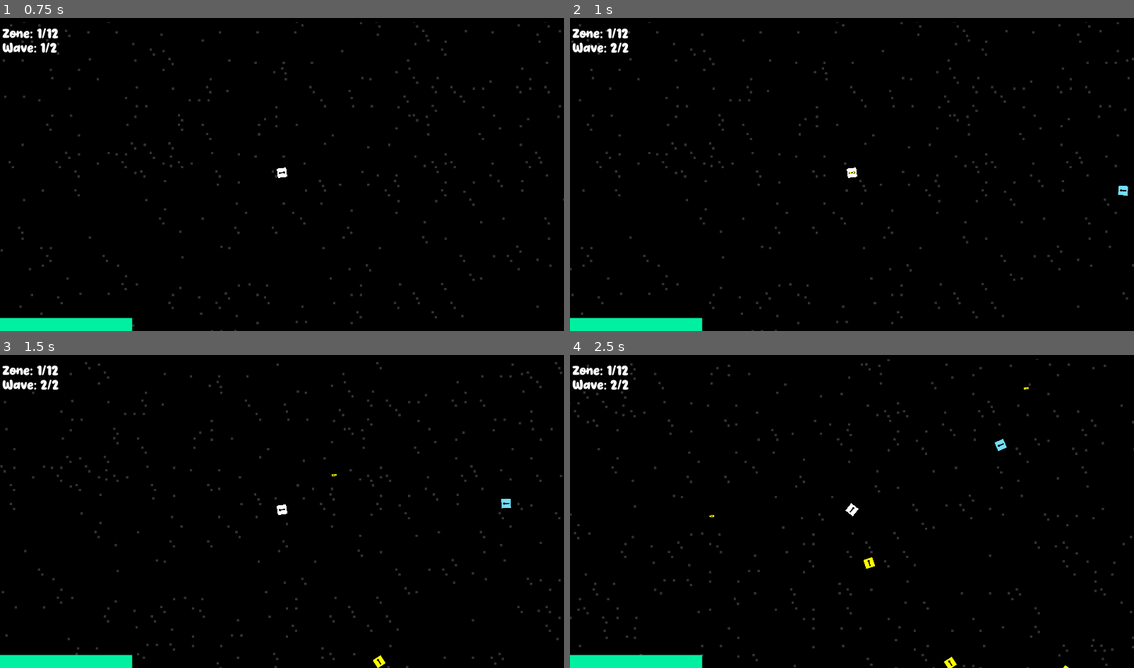
Above: before the commit, frames 1-4 (two rows, left to right).
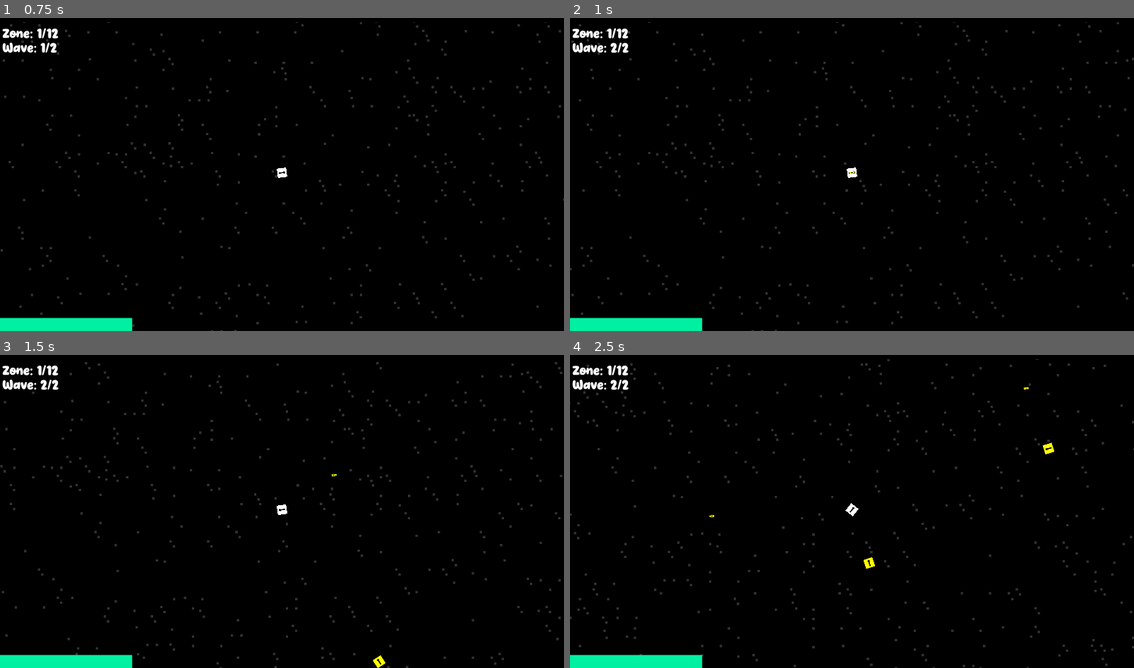
Above: after the commit, the same moments.

Repository: PoloLoveTaco/AstroSurvivor
Game: Godot game, scene res://scenes/test_map.tscn
Same seed, same stepped clock (60 frames per second), same inputs: the game is played once before the commit and once after it.
Inputs (mouse positions are in pixels of both pictures, inside the frame that each line leads up to):
- Up to frame 1 (0.75 s): tap Enter at 0.5 s; move the mouse to (406, 155) at 0.52 s; hold D (right) from 0.53 s (still down)
- Up to frame 2 (1 s): keep holding D (right)
- Up to frame 3 (1.5 s): move the mouse to (169, 524) at 1.27 s; release D (right) at 1.28 s; hold S (down) from 1.28 s (still down)
- Up to frame 4 (2.5 s): move the mouse to (908, 439) at 2.02 s; release S (down) at 2.03 s; hold D (right) from 2.03 s (still down)

Frame 1 is identical in both runs. In frame 2, less than 0.1% of the frame differs, in the area x 97-99%, y 53-57%; in frame 3, less than 0.1%; in frame 4, 0.2%, in the area x 66-89%, y 26-100%.

Commit message:
sdfaefefsaFEADF

Diff:
--- a/Ressources/easy_wave.tres
+++ b/Ressources/easy_wave.tres
@@ -5,6 +5,5 @@
 [resource]
 script = ExtResource("1_2nlk6")
 nb_scout_enemy = 3
-nb_cruiser_enemy = 3
 wave_time_max = 1.0
 metadata/_custom_type_script = "uid://b2prupq5kb6w4"
--- a/Scripts/damage_popup.gd
+++ b/Scripts/damage_popup.gd
@@ -20,7 +20,7 @@
 	_label.vertical_alignment = VERTICAL_ALIGNMENT_CENTER
 	_label.scale = Vector2.ONE * (2 * scale_mult)
 	_label.add_theme_font_override("font", font)
-	z_index = 9999
+	z_index = 1000
 	z_as_relative = false
 
 	# petit décalage latéral aléatoire
--- a/scenes/upgrade_panel.tscn
+++ b/scenes/upgrade_panel.tscn
@@ -65,7 +65,7 @@
 offset_bottom = 95.000046
 grow_horizontal = 2
 theme_override_font_sizes/font_size = 32
-text = "UPGRADE"
+text = "LEVEL UP"
 horizontal_alignment = 1
 
 [node name="Upgrades" type="VBoxContainer" parent="Panel"]
Not shown: 1 places in scenes/upgrade_panel.tscn that only renumber resources
